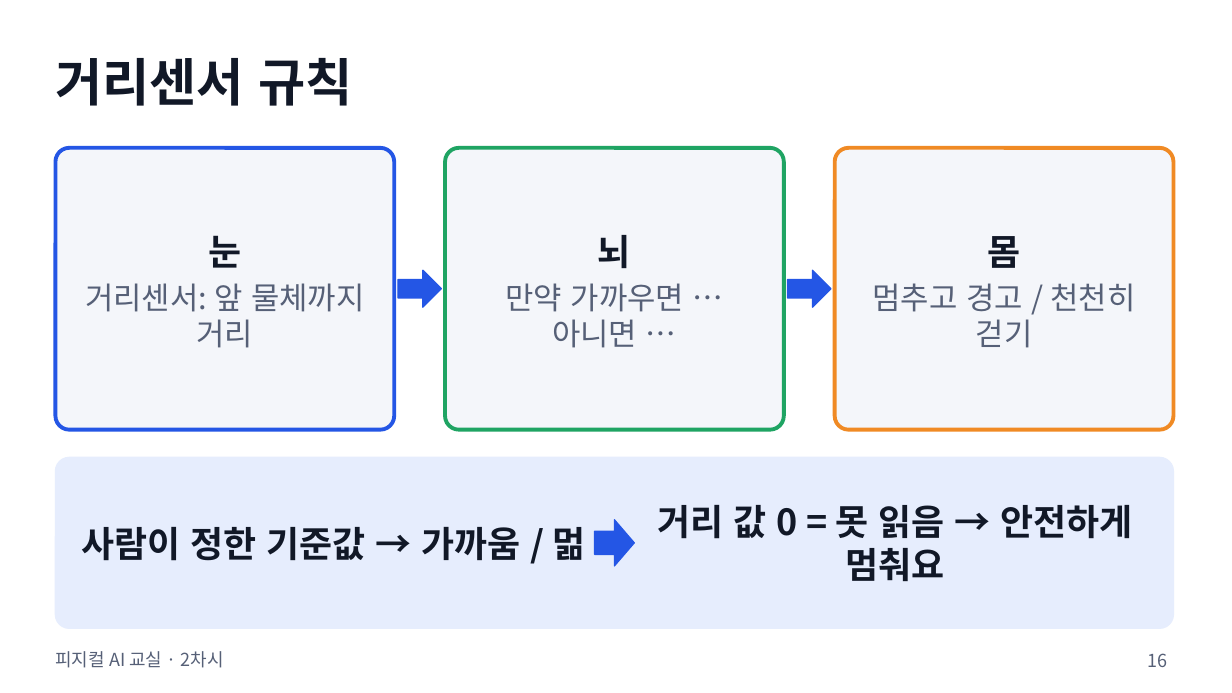
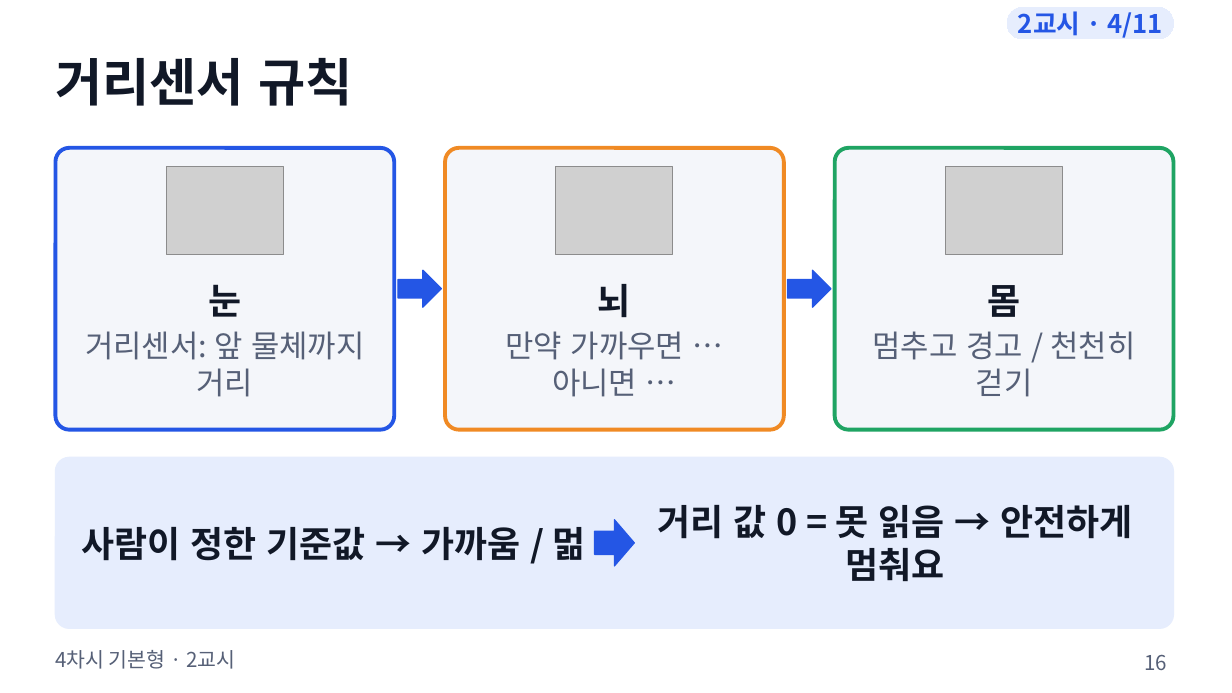
Before and after one commit to boundaryx01-uniquelife/microbit, a slide deck: slide 16 of materials/4차시_기본형/4차시_수업슬라이드.pptx. Drawn at 1232x693 pixels with LibreOffice and Linux fonts; fonts in the diff are those of the drawing; grey boxes stand for pictures. Boxes give left, top, right and bottom in pixels: in the first picture for what was removed or moved away, otherwise in the second. Text is boxed around its words. In the diff, an @@ line names an element or a change of style, - is before the commit and + after.

```diff
--- a/materials/4차시_기본형/4차시_수업슬라이드.pptx
+++ b/materials/4차시_기본형/4차시_수업슬라이드.pptx
@@ rounded rectangle added at (1007,7,1174,39), fill #E6EDFD, outline #E6EDFD 0.75 pt, 20 pt, text #2456E5, bold @@
+2교시 · 4/11
@@ rounded rectangle at (445,148,785,430): outline #1FA463 3 pt to #F08A24 3 pt @@
@@ rounded rectangle at (835,148,1174,430): outline #F08A24 3 pt to #1FA463 3 pt @@
@@ picture added at (166,166,284,254) @@
@@ picture added at (556,166,674,254) @@
@@ picture added at (945,166,1063,254) @@
@@ text "눈": place and size @@
-text "눈" at (85,235,364,348)
+text "눈" at (85,284,364,397)
@@ text "뇌": place and size @@
-text "뇌" at (505,283,684,348)
+text "뇌" at (505,331,684,397)
@@ text "몸": place and size @@
-text "몸" at (873,236,1136,348)
+text "몸" at (873,285,1136,397)
@@ text at (55,650,235,669): text changed; size 14 to 16 pt @@
-피지컬 AI 교실 · 2차시
+4차시 기본형 · 2교시
@@ page number at (1144,654,1167,670): size 14 to 16 pt @@
```
Also in this commit, not shown: 47 other slides changed, 20 other files.
